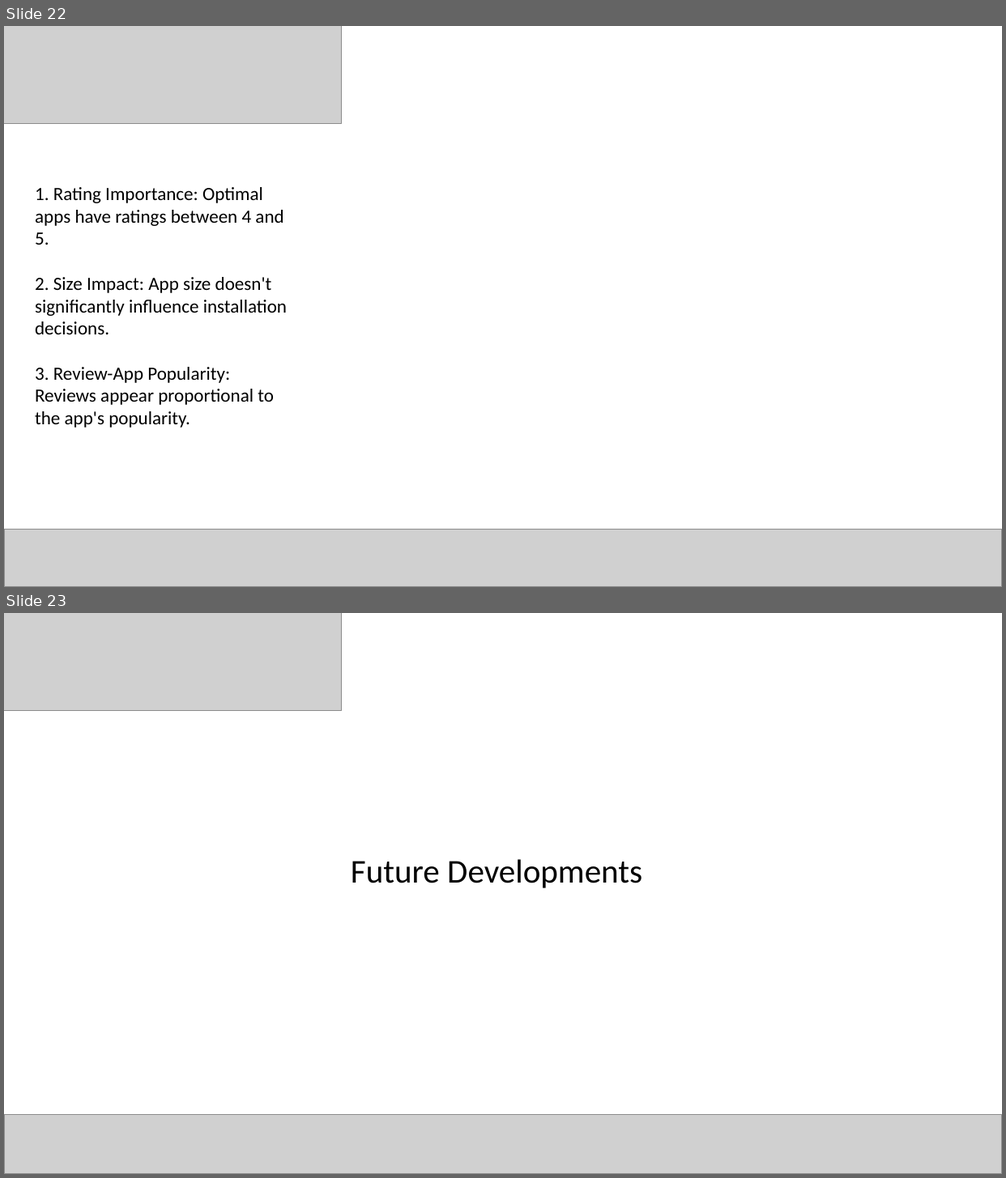
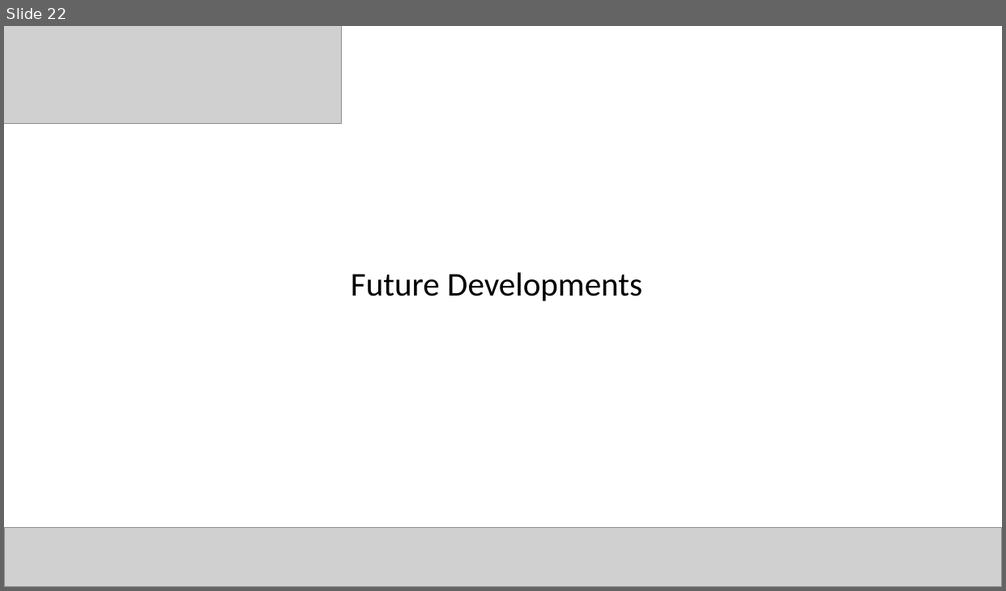
Before and after one commit to Cristian-Fioravanti/Visual-Analytics, a slide deck: Visual Analytics.pptx. Shown one above the other, each under a label of ours: slides 22 and 23 before the commit, slide 22 after it. The pictures are 1006x1178 and 1006x591 pixels, drawn with LibreOffice and Linux fonts; fonts in the diff are those of the drawing; grey boxes stand for pictures. Boxes give left, top, right and bottom in pixels: in the first picture for what was removed or moved away, otherwise in the second. Text is boxed around its words. In the diff, an @@ line names an element or a change of style, - is before the commit and + after.

```diff
--- a/Visual Analytics.pptx
+++ b/Visual Analytics.pptx
@@ slide 22 removed at (x1=4, y1=26, x2=1002, y2=587), background #FFFFFF @@
@@ picture removed at (x1=4, y1=26, x2=342, y2=123) @@
@@ text removed at (x1=35, y1=187, x2=287, y2=428) @@
-1. Rating Importance: Optimal apps have ratings between 4 and 5.
-2. Size Impact: App size doesn't significantly influence installation decisions.
-3. Review-App Popularity: Reviews appear proportional to the app's popularity.
@@ picture removed at (x1=4, y1=529, x2=1002, y2=587) @@
@@ what was slide 23 is now slide 22 @@
```
Also in this commit, not shown: 3 slides changed, 1 slide added, 1 other slide removed.
